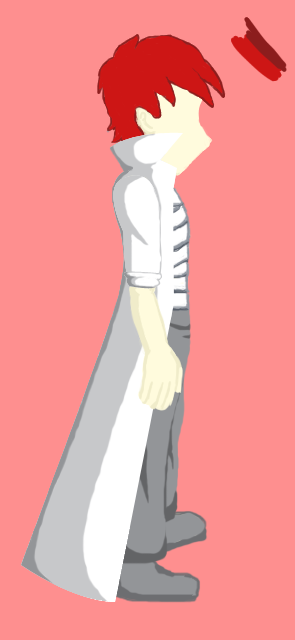
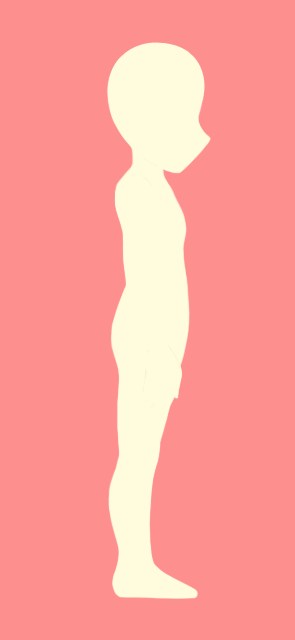
The second 295×640 image is a revision of the first. Changes to its layers:
removed group "sidebeta" (39 layers) over bbox(21, 17, 287, 603)
removed group "arm1" (3 layers) from group "sidebeta" over bbox(114, 175, 183, 411)
moved "head" out of group "head", painted on it over bbox(106, 42, 213, 176)
removed layer "Layer 2" from group "sidebeta" over bbox(106, 117, 191, 312)
removed layer "Layer 14" from group "sidebeta" over bbox(101, 319, 191, 565)
removed group "leg1" (3 layers) from group "sidebeta" over bbox(107, 322, 197, 599)
removed layer "Layer 7" from group "sidebeta" over bbox(21, 132, 183, 602)
removed group "hairm1" (2 layers) from group "sidebeta" over bbox(97, 17, 287, 330)
removed layer "Layer 1" from group "hairm1" over bbox(97, 17, 287, 161)
removed group "head" (1st of 2, in "sidebeta") (1 layers) from group "sidebeta" over bbox(108, 42, 213, 176)
renamed "thigh" to "right thigh", moved it out of group "leg1", painted on it over bbox(110, 321, 187, 468)
renamed "lowerleg" to "right lower leg", moved it out of group "leg1", painted on it over bbox(107, 435, 195, 594)
removed group "torso" (2 layers) from group "sidebeta" over bbox(111, 139, 192, 391)
moved "lowertorso" out of group "torso", painted on it over bbox(110, 260, 190, 393)
moved "uppertorso" out of group "torso", painted on it over bbox(114, 139, 192, 304)
removed layer "Layer 15" from group "sidebeta" over bbox(119, 342, 185, 530)
removed group "leg2" (3 layers) from group "sidebeta" over bbox(123, 359, 204, 549)
renamed "foot" to "left foot", moved it out of group "leg2", painted on it over bbox(112, 502, 204, 600)
renamed "thigh" to "left thigh", moved it out of group "leg2", painted on it over bbox(110, 322, 185, 468)
removed layer "Layer 8" from group "sidebeta" over bbox(21, 132, 183, 565)
removed group "arm2" (3 layers) from group "sidebeta" over bbox(114, 175, 178, 396)
…and 15 more changes (8 painted, 7 removed, 8 renamed, 8 stack)
